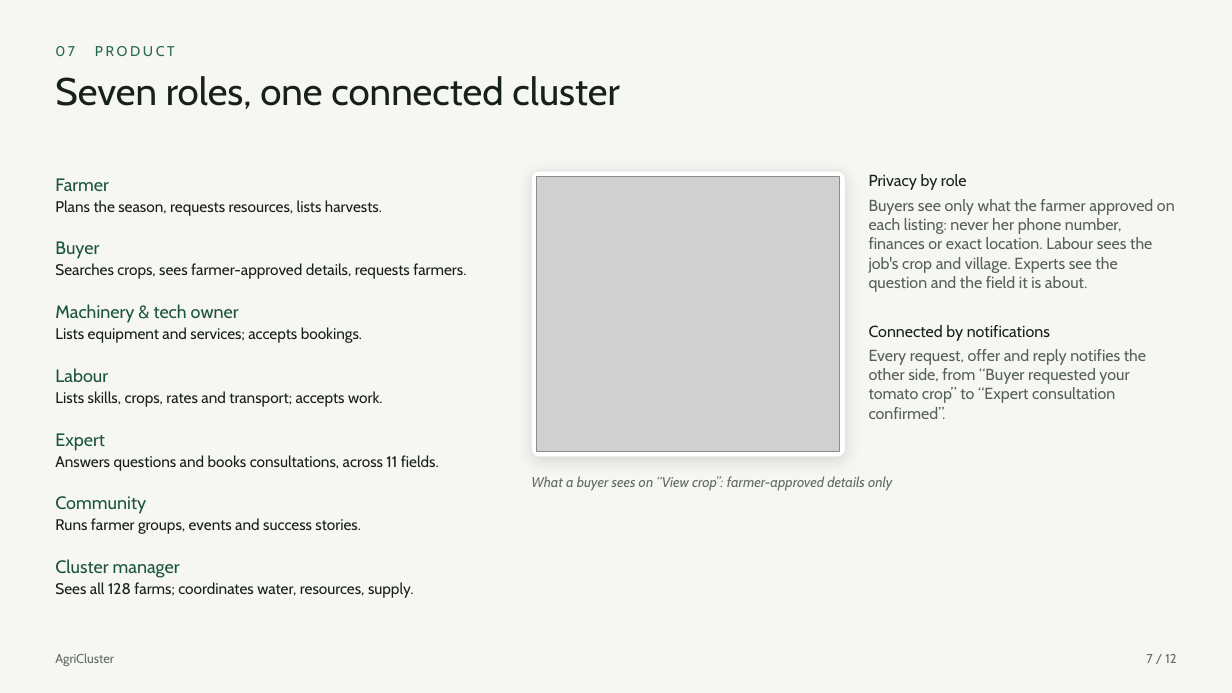
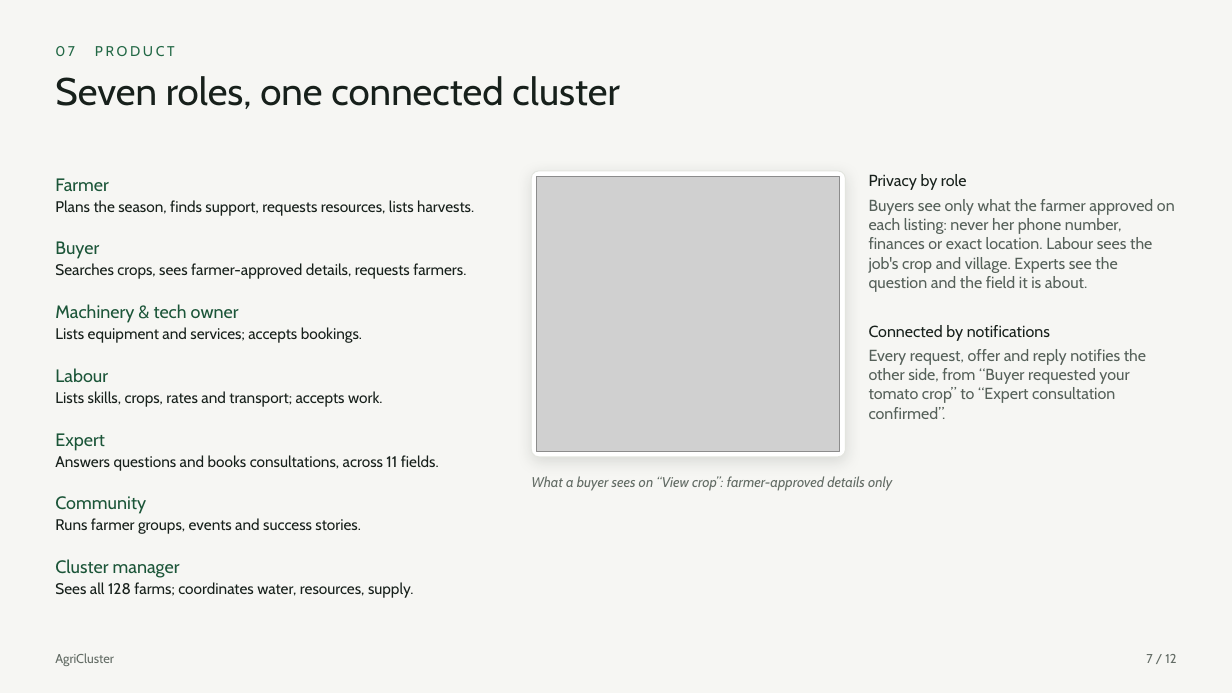
Before and after one commit to spandanamahesh63-hue/Agri_cluster-2, a slide deck: slide 7 of deck/AgriCluster-pitch.pptx. Drawn at 1232x693 pixels with LibreOffice and Linux fonts; fonts in the diff are those of the drawing; grey boxes stand for pictures. Boxes give left, top, right and bottom in pixels: in the first picture for what was removed or moved away, otherwise in the second. Text is boxed around its words. In the diff, an @@ line names an element or a change of style, - is before the commit and + after.

Commit message:
Pitch: talk track and deck updates for support and the real database
deck/TALK-TRACK.md: 3-minute pitch script, 21-step demo lines, close, and honest answers to likely judge questions. Deck slides 4, 7 and 11 mention government/private support and the cloud database with row-level security.

```diff
--- a/deck/AgriCluster-pitch.pptx
+++ b/deck/AgriCluster-pitch.pptx
@@ text at <box>55,200,474,216</box>: text changed @@
-Plans the season, requests resources, lists harvests.
+Plans the season, finds support, requests resources, lists harvests.
```
Also in this commit, not shown: 2 other slides changed, 3 other files.
